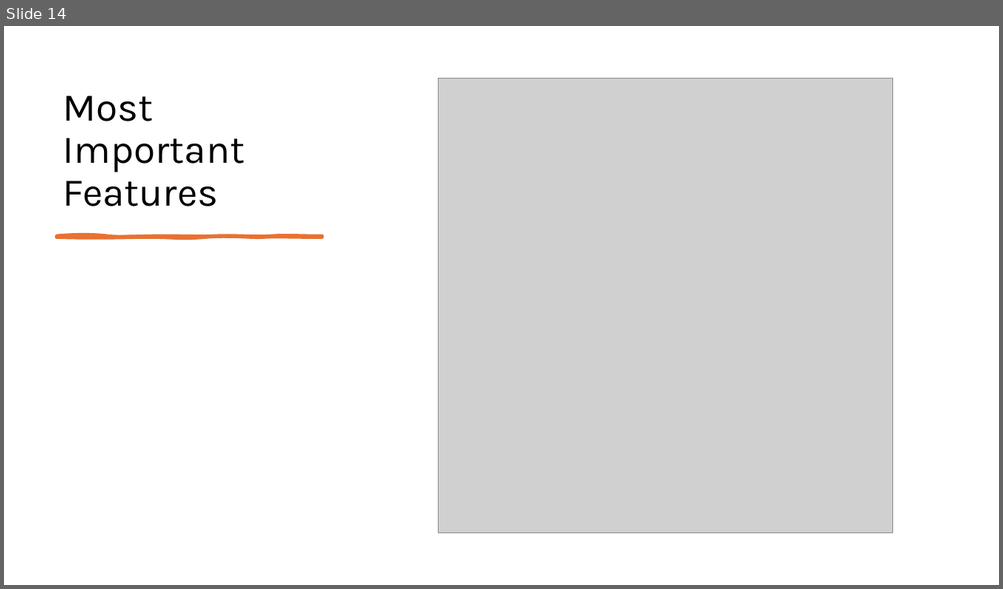
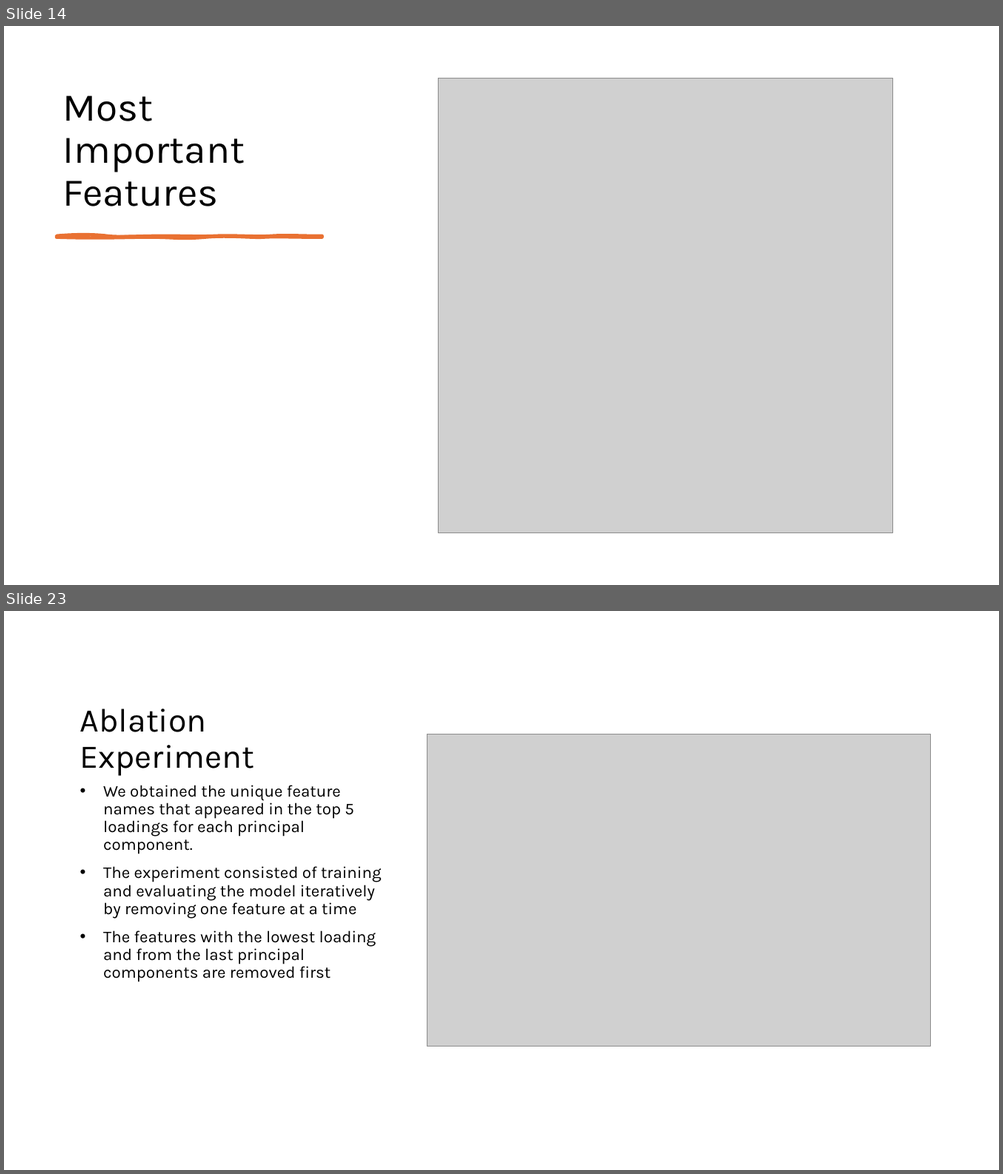
Before and after one commit to jroblar/ndc_evaluation, a slide deck: docs/new_model_updated.pptx. Shown one above the other, each under a label of ours: slide 14 before the commit, slides 14 and 23 after it; the slides between them are not shown. The pictures are 1003x589 and 1003x1174 pixels, drawn with LibreOffice and Linux fonts; fonts in the diff are those of the drawing; grey boxes stand for pictures. Boxes give left, top, right and bottom in pixels: in the first picture for what was removed or moved away, otherwise in the second. Text is boxed around its words. In the diff, an @@ line names an element or a change of style, - is before the commit and + after.

Commit message:
update git ignore and model presentation

```diff
--- a/docs/new_model_updated.pptx
+++ b/docs/new_model_updated.pptx
@@ slide 23 added at [4,611,999,1170], background #FFFFFF @@
@@ title added at [80,709,255,776], 32 pt, text #000000 @@
+Ablation Experiment
@@ picture added at [427,734,930,1047] @@
@@ text added at [103,785,381,982], 16 pt, text #000000 @@
+• We obtained the unique feature names that appeared in the top 5 loadings for each principal component.
+• The experiment consisted of training and evaluating the model iteratively by removing one feature at a time
+• The features with the lowest loading and from the last principal components are removed first
```
Also in this commit, not shown: 1 slide changed, 22 other slides added, 1 other file.
